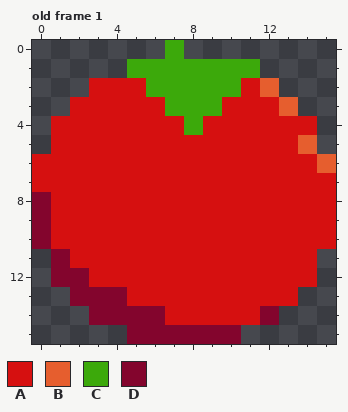
Pixel-art file: assets/ase/tomato.ase. Above is the file before it was changed.
16x16 pixels, 1 frame. Shown: old frame 1. The commit also changed other frames, which this record leaves out.
Palette (. is transparent): A #d61010  B #e65e2e  C #3ca90b  D #83052d
Pixels before, old frame 1, first column x 0:
 0 .......C........
 1 .....CCCCCCC....
 2 ...AAACCCCCAB...
 3 ..AAAAACCCAAAB..
 4 .AAAAAAACAAAAAA.
 5 .AAAAAAAAAAAAAB.
 6 AAAAAAAAAAAAAAAB
 7 AAAAAAAAAAAAAAAA
 8 DAAAAAAAAAAAAAAA
 9 DAAAAAAAAAAAAAAA
10 DAAAAAAAAAAAAAAA
11 .DAAAAAAAAAAAAA.
12 .DDAAAAAAAAAAAA.
13 ..DDDAAAAAAAAA..
14 ...DDDDAAAAAD...
15 .....DDDDDD.....
Now the later version:
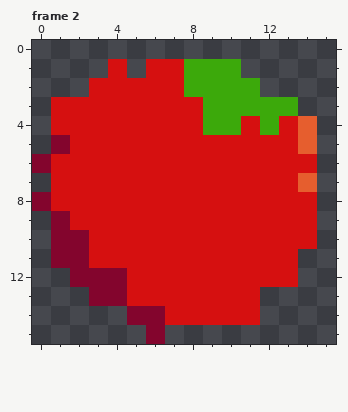
A new or re-ordered frame is compared with the old frame closest to it.
Edits made:
frames 1 -> 16
Frame 2 is new; against old frame 1:
y 0: x 7 C -> .
y 1: x 4..7 .CCC -> A.AA; x 11 C -> .
y 2: x 6..7 CC -> AA; x 11..12 AB -> C.
y 3: x 1 . -> A; x 7..8 CC -> AA; x 10..13 AAAB -> CCCC
y 4: x 8..10 CAA -> ACC; x 12 A -> C; x 14 A -> B
y 5: x 1 A -> D
y 6: x 0 A -> D; x 15 B -> .
y 7: x 0 A -> .; x 14..15 AA -> B.
y 8: x 15 A -> .
y 9: x 0..1 DA -> .D; x 15 A -> .
y 10: x 0..2 DAA -> .DD; x 15 A -> .
y 11: x 2 A -> D; x 14 A -> .
y 12: x 1 D -> .; x 3..4 AA -> DD; x 14 A -> .
y 13: x 2 D -> .; x 12..13 AA -> ..
y 14: x 3..4 DD -> ..; x 12 D -> .
y 15: x 5 D -> .; x 7..10 DDDD -> ....
Boxes around the changes in both pictures, in picture pixels (x1, y1, x2, y2):
changed: (32, 40, 336, 344)
